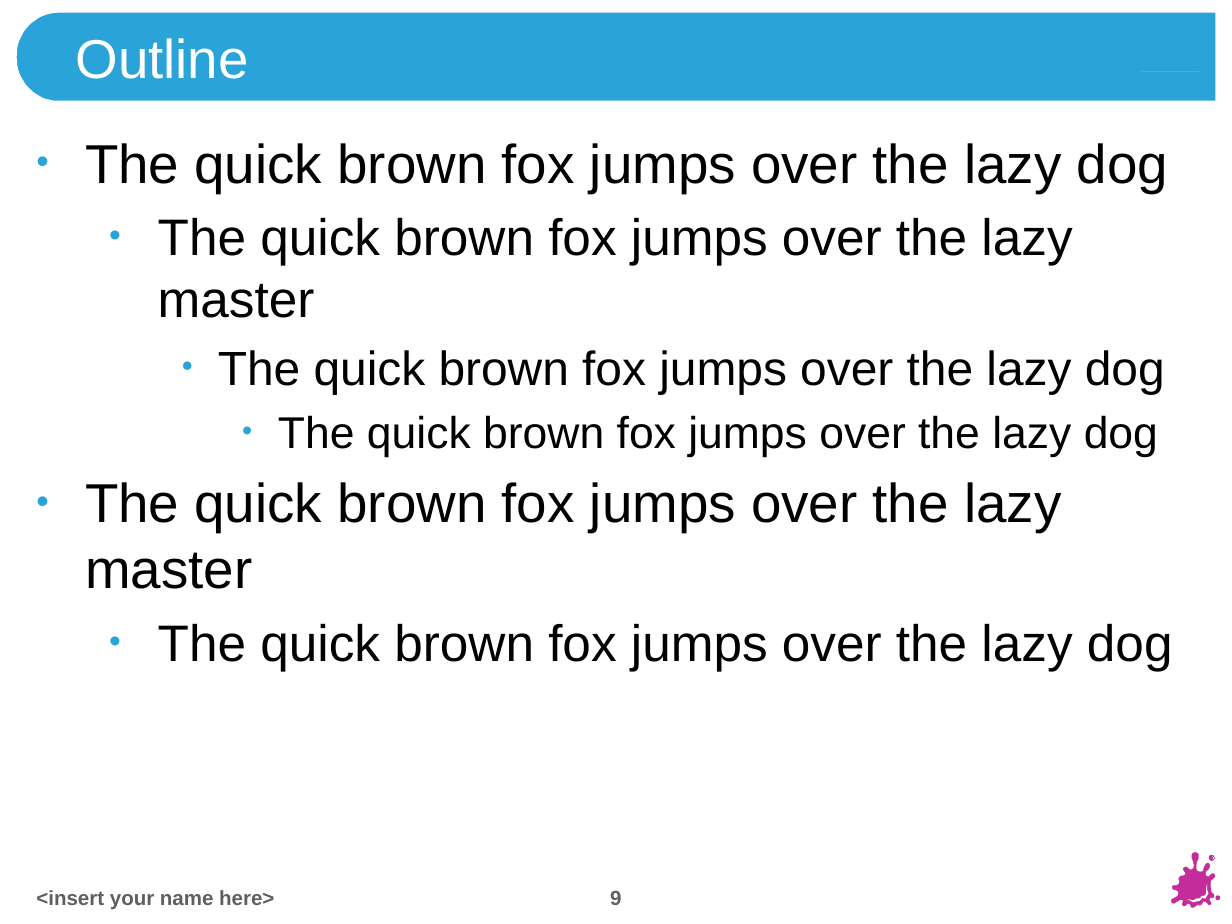
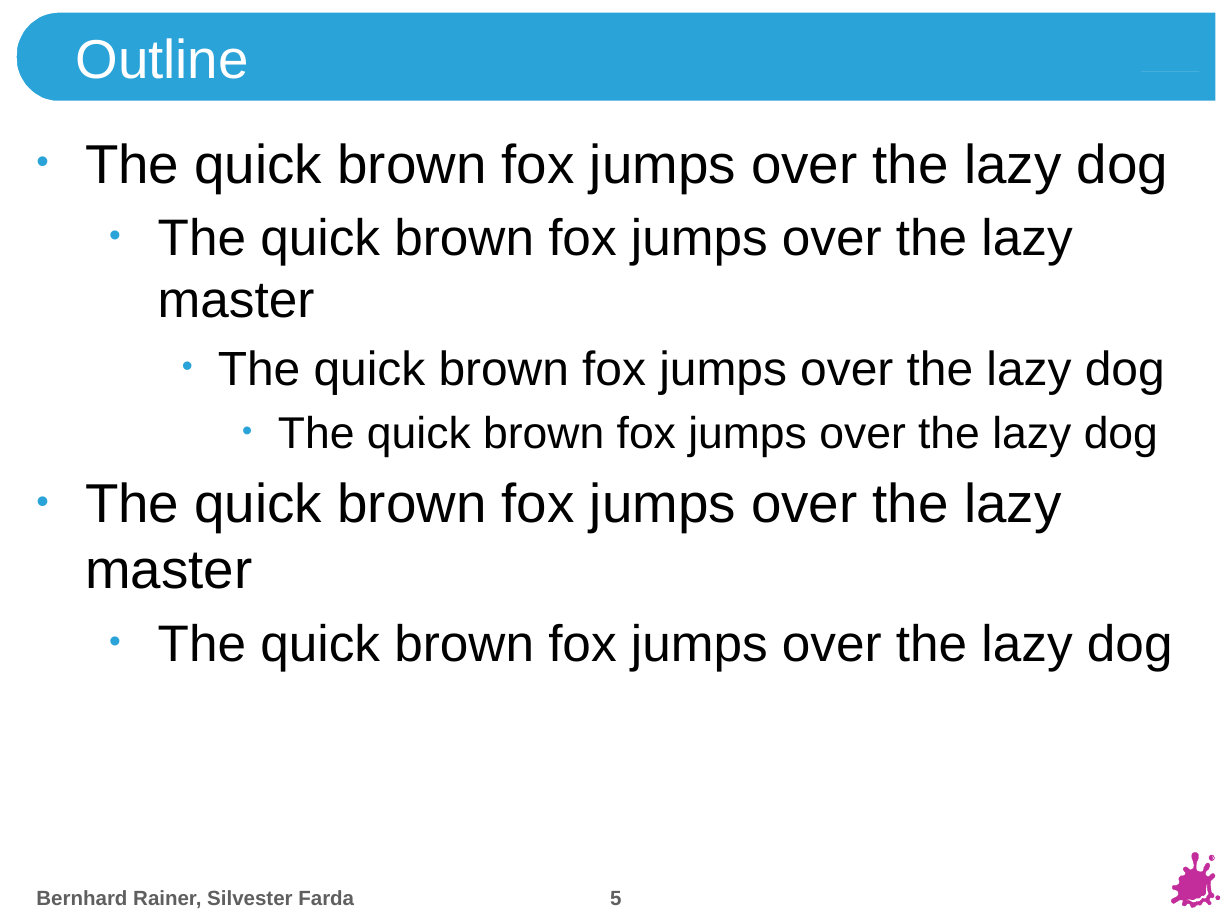
Before and after one commit to JimmyLaessig/Seminar_aus_Computergraphik, a slide deck: slide 5 of Presentation/presentation.pptx (slide 9 before the commit). Drawn at 1232x924 pixels with LibreOffice and Linux fonts; fonts in the diff are those of the drawing; background and template pictures are left out. Boxes give left, top, right and bottom in pixels: in the first picture for what was removed or moved away, otherwise in the second. Text is boxed around its words. In the diff, an @@ line names an element or a change of style, - is before the commit and + after.

```diff
--- a/Presentation/presentation.pptx
+++ b/Presentation/presentation.pptx
@@ text at (36, 890, 354, 908): text changed @@
-<insert your name here>
+Bernhard Rainer, Silvester Farda
@@ page number at (610, 891, 621, 905): text changed @@
-9
+5
```
Also in this commit, not shown: 5 other slides changed, 1 slide added, 4 slides removed, 1 other file.
